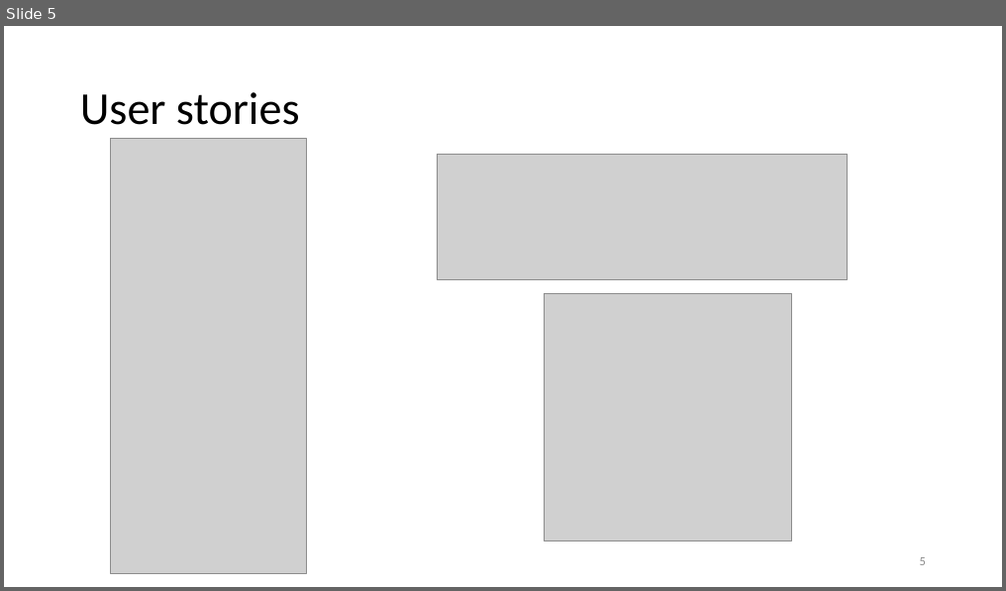
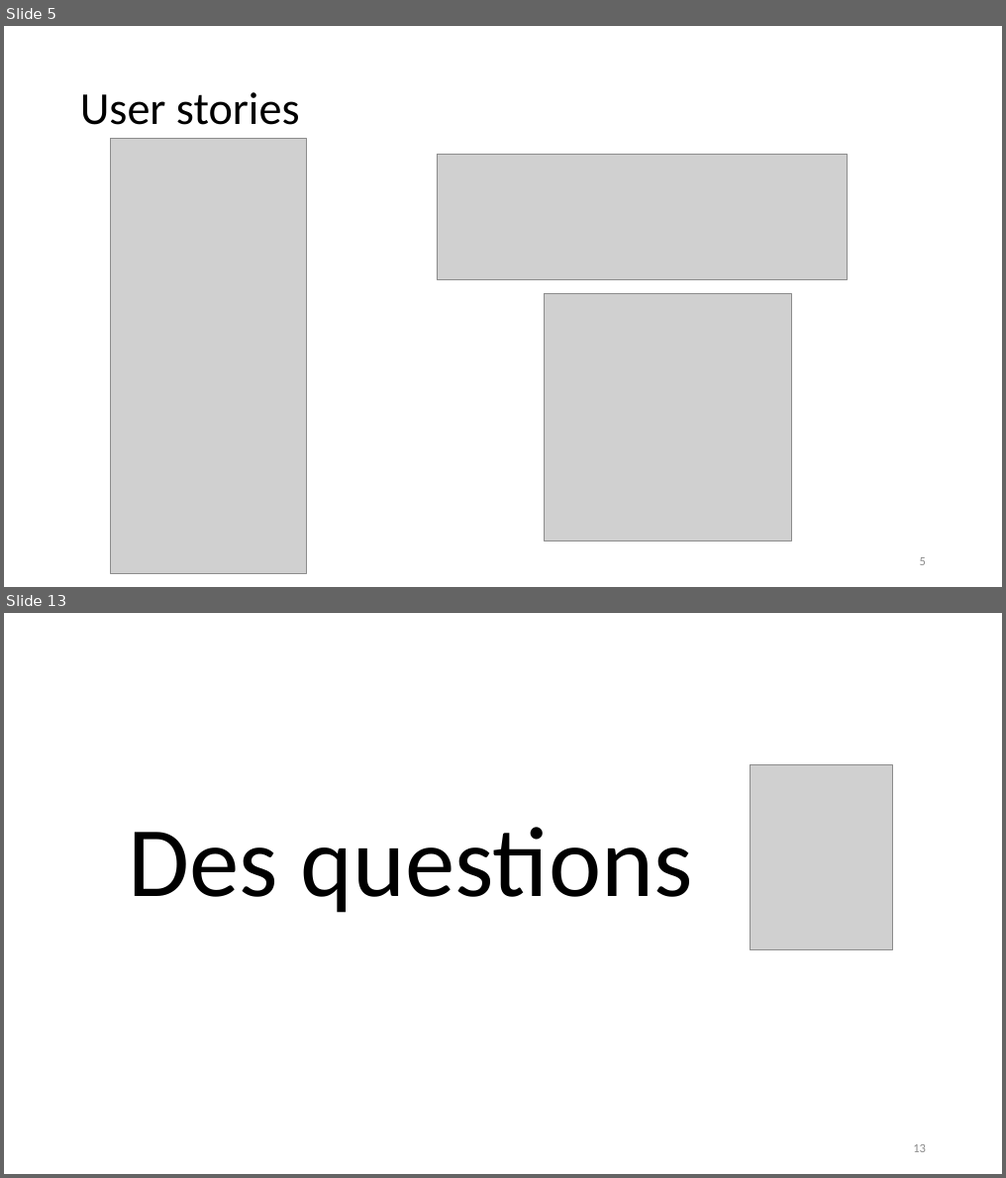
Before and after one commit to Damien-Collot/Repart, a slide deck: Présentation Repart.pptx. Shown one above the other, each under a label of ours: slide 5 before the commit, slides 5 and 13 after it; the slides between them are not shown. The pictures are 1006x591 and 1006x1178 pixels, drawn with LibreOffice and Linux fonts; fonts in the diff are those of the drawing; grey boxes stand for pictures. Boxes give left, top, right and bottom in pixels: in the first picture for what was removed or moved away, otherwise in the second. Text is boxed around its words. In the diff, an @@ line names an element or a change of style, - is before the commit and + after.

```diff
--- a/Présentation Repart.pptx
+++ b/Présentation Repart.pptx
@@ slide 13 added at (4, 613, 1002, 1174), background #FFFFFF @@
@@ picture added at (750, 765, 893, 950) @@
@@ text added at (128, 827, 693, 913), 96 pt, text #000000 @@
+Des questions
@@ page number added at (913, 1145, 926, 1153), 12 pt, text #8C8C8C @@
+13
```
Also in this commit, not shown: 9 slides changed, 1 other slide added, 5 other files.
